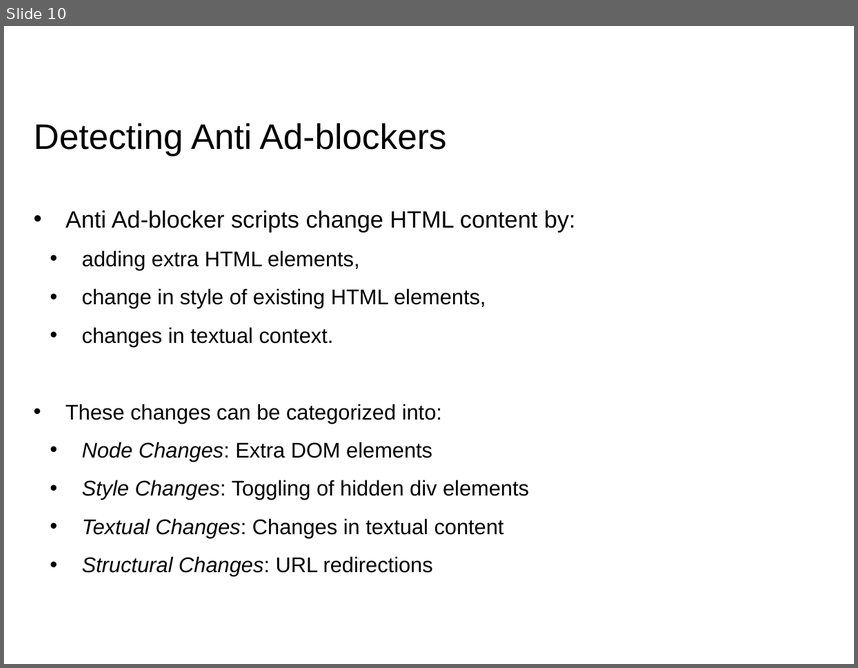
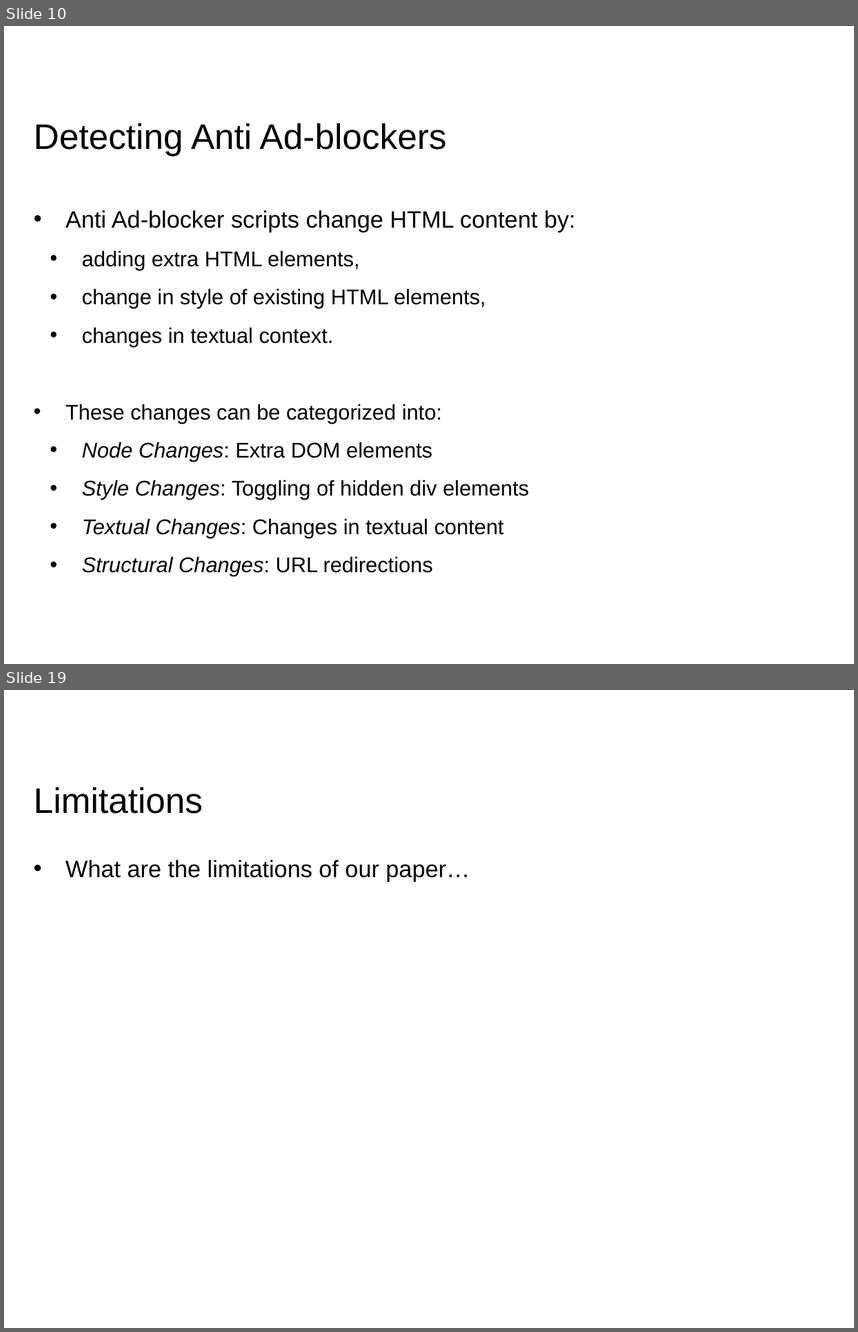
Before and after one commit to RohitPanda/seminar-blocking-adblockers, a slide deck: ppt/Seminar - Rohit & Rohit.pptx. Shown one above the other, each under a label of ours: slide 10 before the commit, slides 10 and 19 after it; the slides between them are not shown. The pictures are 858x668 and 858x1332 pixels, drawn with LibreOffice and Linux fonts; fonts in the diff are those of the drawing; background and template pictures are left out. Boxes give left, top, right and bottom in pixels: in the first picture for what was removed or moved away, otherwise in the second. Text is boxed around its words. In the diff, an @@ line names an element or a change of style, - is before the commit and + after.

```diff
--- a/ppt/Seminar - Rohit & Rohit.pptx
+++ b/ppt/Seminar - Rohit & Rohit.pptx
@@ slide 19 added at [4, 690, 854, 1328], background #FFFFFF @@
@@ title added at [34, 787, 203, 814], 30 pt, text #000000 @@
+Limitations
@@ text added at [65, 860, 470, 882], 20 pt, text #000000 @@
+• What are the limitations of our paper…
```
Also in this commit, not shown: 6 slides changed, 15 other slides added, 3 other files.
